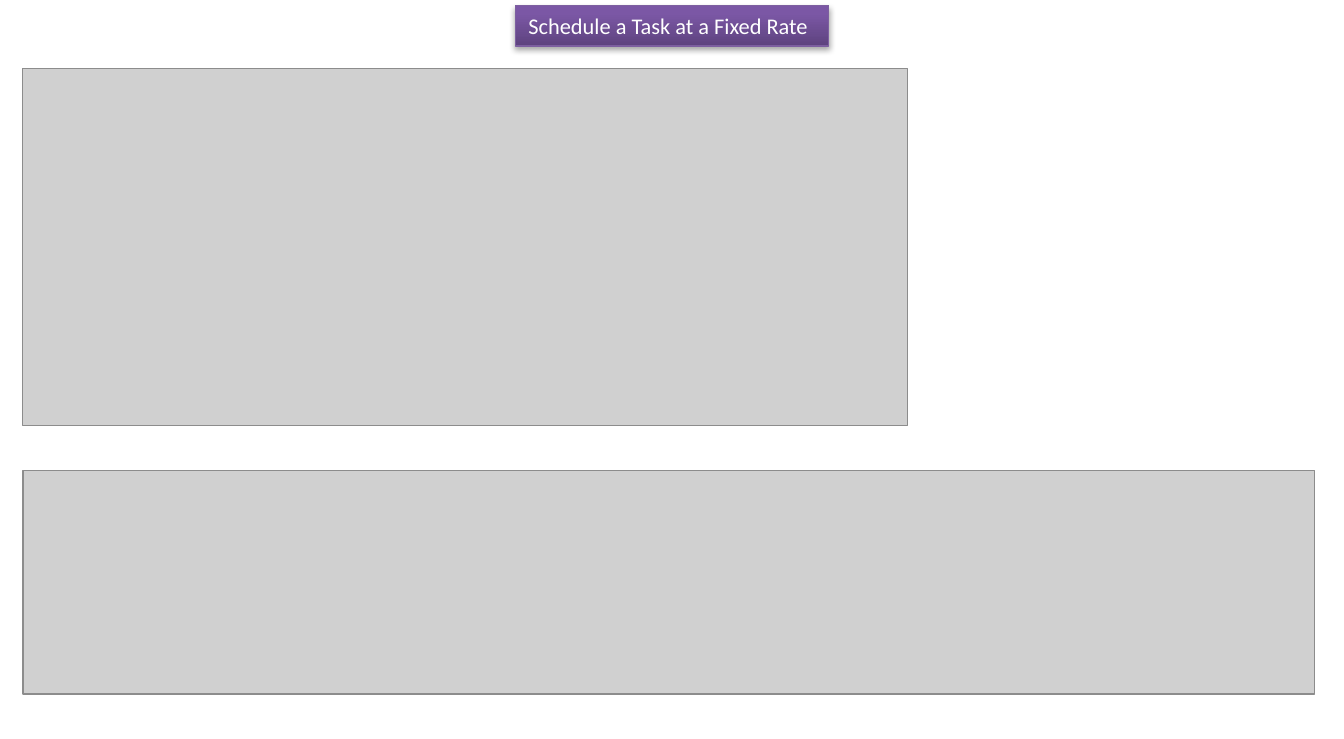
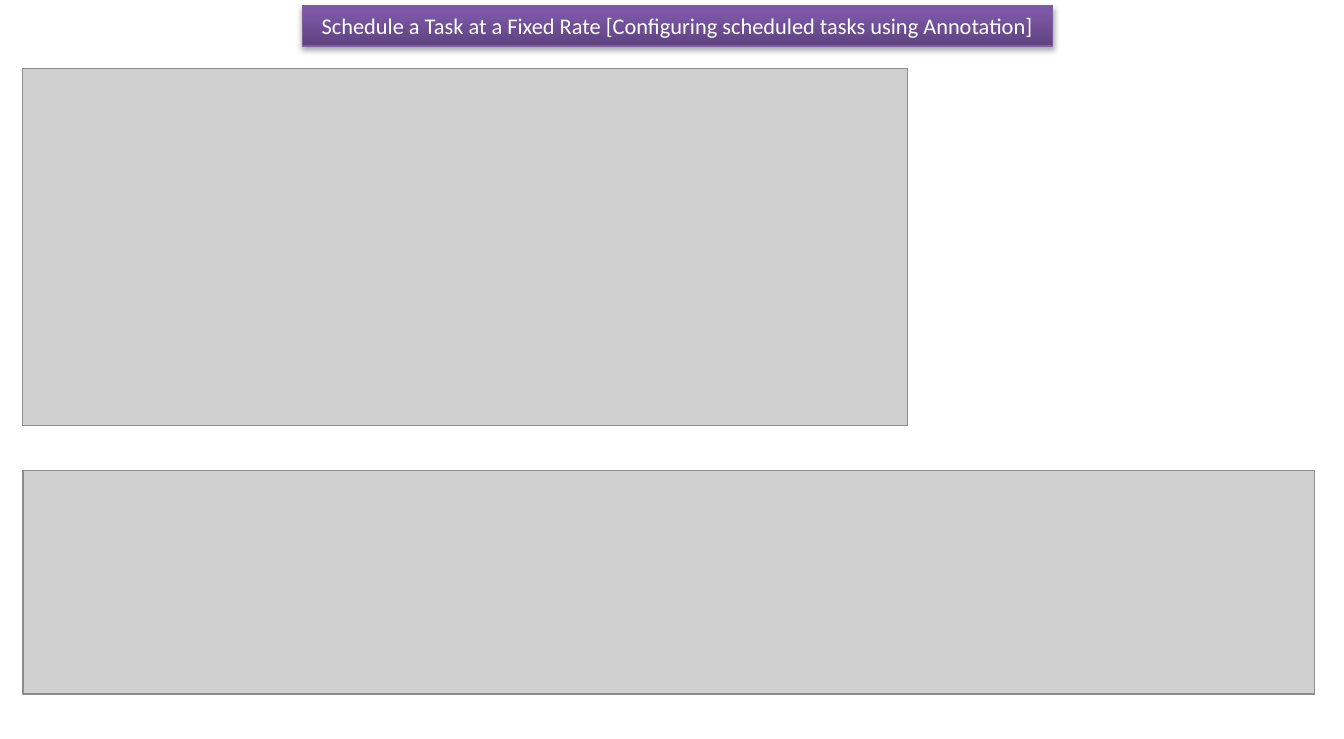
Before and after one commit to ramram43210/javaee, a slide deck: slide 3 of Later/Spring/13_Scheduler/1/Spring-Scheduling Tasks.pptx. Drawn at 1344x739 pixels with LibreOffice and Linux fonts; fonts in the diff are those of the drawing; grey boxes stand for pictures. Boxes give left, top, right and bottom in pixels: in the first picture for what was removed or moved away, otherwise in the second. Text is boxed around its words. In the diff, an @@ line names an element or a change of style, - is before the commit and + after.

```diff
--- a/Later/Spring/13_Scheduler/1/Spring-Scheduling Tasks.pptx
+++ b/Later/Spring/13_Scheduler/1/Spring-Scheduling Tasks.pptx
@@ rectangle "Schedule a Task at a ..." resized from (x1=515, y1=5, x2=828, y2=46) to (x1=302, y1=5, x2=1052, y2=46) @@
@@ text in rectangle at (x1=322, y1=18, x2=1032, y2=38): text changed @@
-Schedule a Task at a Fixed Rate
+Schedule a Task at a Fixed Rate [Configuring scheduled tasks using Annotation]
```
Also in this commit, not shown: 2 other slides changed, 19 other files.
